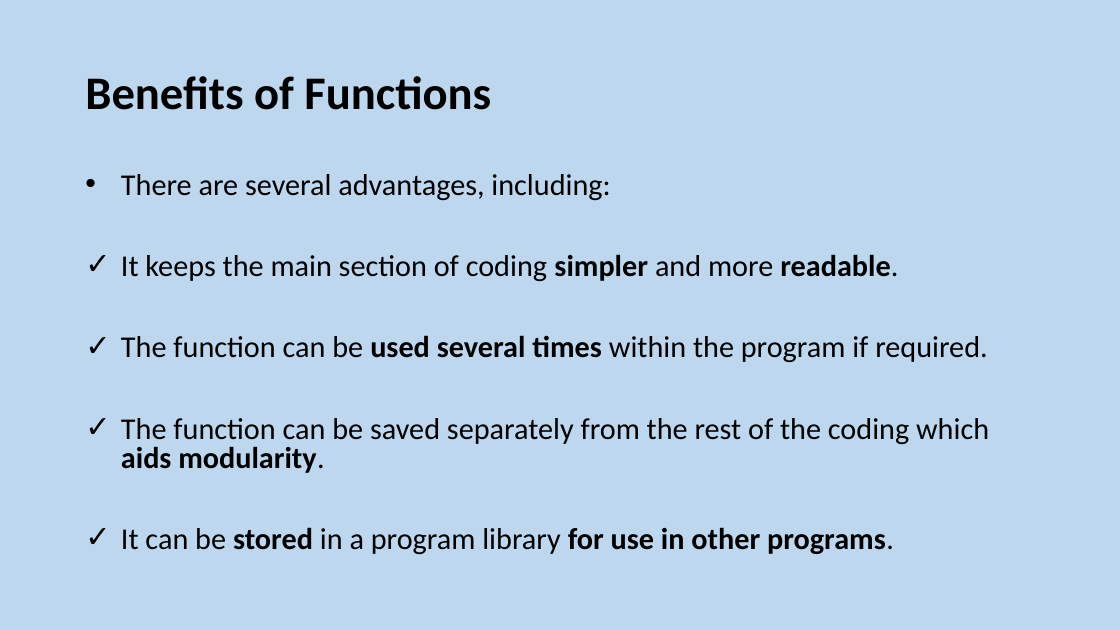
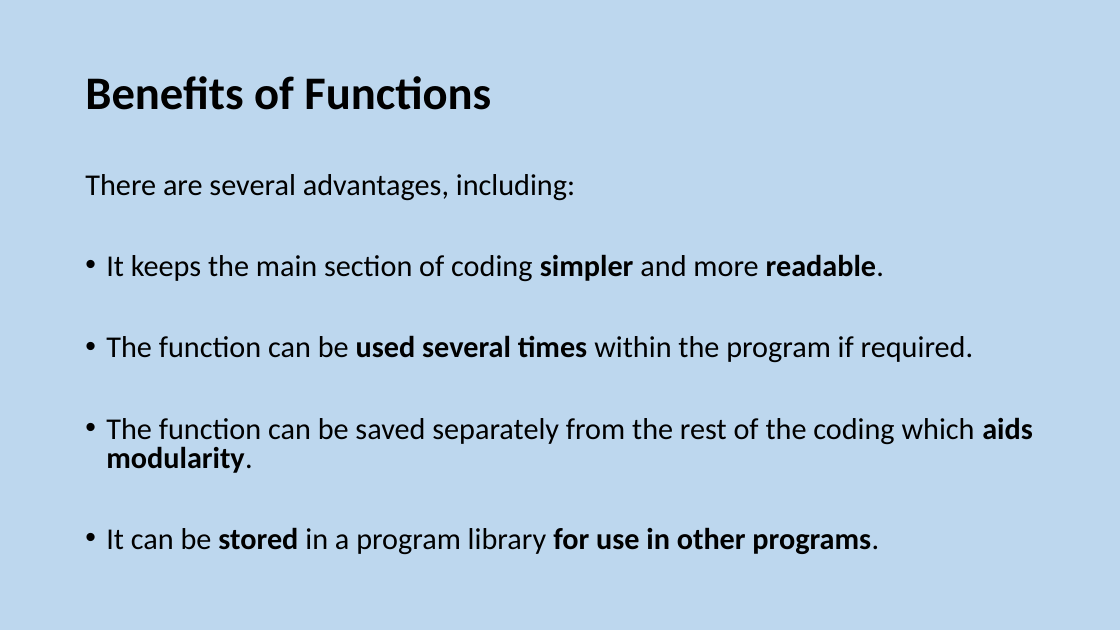
Before and after one commit to MrFriendCS/MrFriendCS.github.io, a slide deck: slide 26 of higher/sdd/H CS SDD Slides.pptx. Drawn at 1120x630 pixels with LibreOffice and Linux fonts; fonts in the diff are those of the drawing. Boxes give left, top, right and bottom in pixels: in the first picture for what was removed or moved away, otherwise in the second. Text is boxed around its words. In the diff, an @@ line names an element or a change of style, - is before the commit and + after.

```diff
--- a/higher/sdd/H CS SDD Slides.pptx
+++ b/higher/sdd/H CS SDD Slides.pptx
@@ text "There are several advantages, including:" at [85, 174, 1033, 554]: bullet • to none; bullet ✓ to • @@
```
Also in this commit, not shown: 2 other slides changed, 2 slides added, 7 other files.
